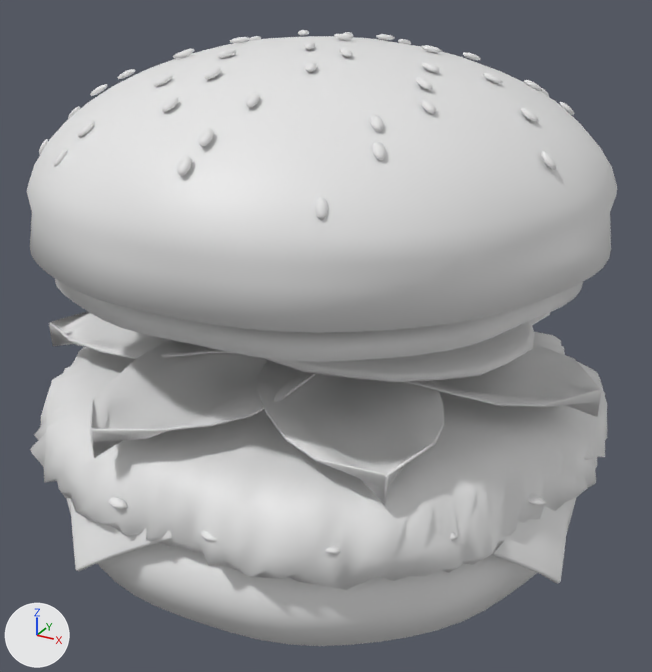
The glTF model public/demo-models/burger-da-casa.glb, before and after one commit.
Rendered twice from a 50 mm lens placed at (0.1043, -0.1896, 0.1423), pointed at (0.0025, -0.0045, 0.0498). The lights are fixed; the arrows at lower left show +X, +Y and +Z. The first picture is the older version. Materials are left out; every surface is plain grey. Where no turn or scale is listed for an object, it has been applied to the vertices. Vertices at exactly the same position are counted once.

Names of what the first picture shows: 'Alface', 'Carne001', 'Cheddar_derretido001', 'Crosta001', 'Gergelim001', 'Molho001', 'Pao_inferior001', 'Tomate'.
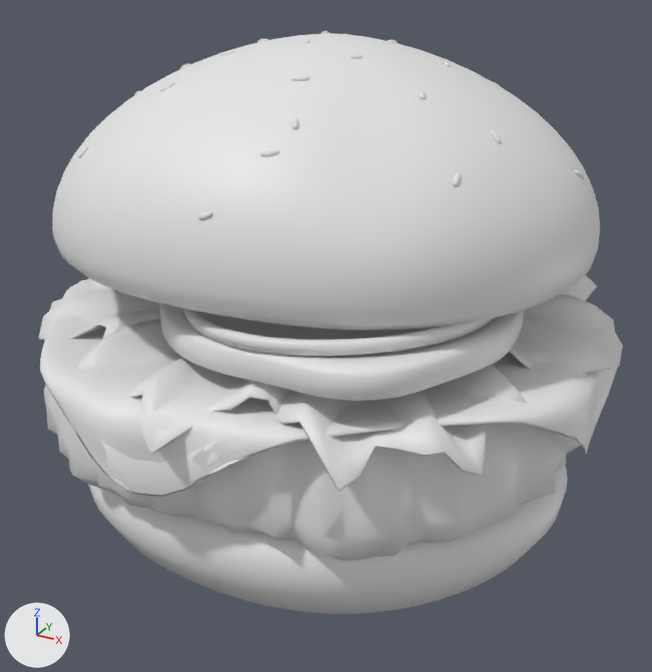
ob_burger_da_casa is not drawn itself; it is the parent of ob_realistic_burger_da_casa.
ob_realistic_burger_da_casa is not drawn itself; it is the parent of ob_burger_da_casa_001.

Boxes [x1, y1, x2, y2] around the edits, measured in the pictures (652 x 672 px; the box of a moved part takes in the faces that stretch with it):
'Pao_inferior001', reshaped, rescaled, moved (7% narrower): before [27, 36, 617, 646]; after [52, 33, 600, 614]
'Carne001', deleted: before [30, 332, 607, 590]
'Alface', deleted: before [49, 311, 602, 505]
'Carne_prensada_na_chapa001', added: after [44, 385, 580, 561]
'Queijo_fundido_sobre_a_carne001', added: after [40, 279, 619, 497]
'Alface_crespa_1', added: after [39, 275, 623, 491]
'Tomate_maduro_fatiado_1', added: after [160, 303, 524, 401]
'Molho001', reshaped, rescaled, moved: before [55, 279, 583, 362]; after [183, 308, 493, 356]
'Cheddar_derretido001', deleted: before [70, 499, 570, 583]
'Tomate', deleted: before [265, 321, 535, 382]
'Gergelim001', reshaped, rescaled, moved, turned: before [39, 30, 574, 221]; after [78, 31, 584, 220]
'Tomate_maduro_fatiado_2', added: after [263, 325, 362, 339]
'Crosta001', deleted (mostly hidden): before [108, 452, 594, 554]
part 2 of me_mesh_5, deleted: before [39, 30, 574, 221]
part 3 of me_mesh_5, added: after [78, 31, 584, 220]
part 4 of me_mesh_8, rebuilt (7% narrower): before [27, 36, 617, 333]; after [52, 33, 600, 330]
part 5 of me_mesh_8, moved or reshaped: before [66, 498, 576, 646]; after [89, 465, 567, 614]

The change, as a list of edits to the scene's bpy script:
```text
Change me_mesh_5:
    used by ob_gergelim001; parent = ob_burger_da_casa_001; location = (0.0051, 0.000337, 0.123); rotation_euler = (0.0, 0.0488, 0.0659), in degrees (0, 2.8, 3.8)
    remove me_mesh_5.from_pydata(...)  # 1870 vertices, 3520 faces; spans x -0.0615..0.0487, y -0.0545..0.0588, z -0.0297..0.0007
    add me_mesh_5.from_pydata(...)  # 832 vertices, 1536 faces; spans x -0.0606..0.0622, y -0.0589..0.0605, z 0.089..0.1226
    me_mesh_5 part 2: 1870 vertices removed from x -0.0615..0.0487, y -0.0545..0.0588, z -0.0297..0.0007
    me_mesh_5 part 3: 806 vertices added at x -0.055..0.0622, y -0.0589..0.0605, z 0.089..0.1226
    other edits to the shape of me_mesh_5 do not show in these pictures
Change me_mesh_7:
    used by ob_molho001; parent = ob_burger_da_casa_001; location = (0.0, 0.0, 0.0)
    remove me_mesh_7.from_pydata(...)  # 320 vertices, 512 faces; spans x -0.0561..0.0566, y -0.0551..0.0576, z 0.0685..0.0739
    add me_mesh_7.from_pydata(...)  # 594 vertices, 1176 faces; spans x -0.0648..0.0542, y -0.0596..0.0656, z 0.0684..0.0745
    me_mesh_7 part 1: 320 vertices removed from x -0.0561..0.0566, y -0.0551..0.0576, z 0.0685..0.0739; 594 vertices added at x -0.0648..0.0542, y -0.0596..0.0656, z 0.0684..0.0745
Change me_mesh_8:
    used by ob_pao_inferior001; parent = ob_burger_da_casa_001; location = (0.0, 0.0, 0.0)
    remove me_mesh_8.from_pydata(...)  # 1408 vertices, 2560 faces; spans x -0.061..0.0612, y -0.0604..0.0619, z -0.0001..0.1221
    add me_mesh_8.from_pydata(...)  # 2180 vertices, 4352 faces; spans x -0.0681..0.0675, y -0.0631..0.0704, z 0.0..0.1224
    me_mesh_8 part 4: the loose piece of 1024 vertices spanning x -0.0608..0.0612, y -0.0604..0.0616, z 0.0726..0.1221 is rebuilt with 1602 vertices and now spans x -0.0681..0.0669, y -0.0622..0.0704, z 0.0706..0.1224
    me_mesh_8 part 5: 383 vertices removed from x -0.061..0.061, y -0.0601..0.0619, z -0.0001..0.0231; 577 vertices added at x -0.0637..0.0675, y -0.0631..0.0662, z 0.0..0.0266
Change ob_burger_da_casa:
    ob_burger_da_casa.scale: (1.12, 1.1, 0.996) -> (0.955, 0.931, 1.0)
Change ob_realistic_burger_da_casa:
    ob_realistic_burger_da_casa.location: (-0.000412, -0.00162, 0.0000727) -> (0.00103, -0.00184, 0.0)
Remove ob_alface:
    ob_alface = bpy.data.objects.new('Alface', me_mesh_0)
Remove ob_carne001:
    ob_carne001 = bpy.data.objects.new('Carne001', me_mesh_1)
Remove ob_cheddar_derretido001:
    ob_cheddar_derretido001 = bpy.data.objects.new('Cheddar_derretido001', me_mesh_3)
Remove ob_crosta001:
    ob_crosta001 = bpy.data.objects.new('Crosta001', me_mesh_4)
Change ob_gergelim001:
    ob_gergelim001.rotation_euler: (0.0, 0.0488, 0.0659) -> (0.0, 0.0, 0.0)  # degrees (0, 2.8, 3.8) -> degrees (0, 0, 0)
    ob_gergelim001.location: (0.0051, 0.000337, 0.123) -> (0.0, 0.0, 0.0)
Remove ob_tomate:
    ob_tomate = bpy.data.objects.new('Tomate', me_mesh_9)
Add ob_tomate_maduro_fatiado_2:
    ob_tomate_maduro_fatiado_2 = bpy.data.objects.new('Tomate_maduro_fatiado_2', me_mesh_7_1)  # 204 vertices, 248 faces; spans x -0.045..0.0456, y -0.048..0.0495, z 0.0662..0.0718
    ob_tomate_maduro_fatiado_2.location = (0.001, -0.0017, 0.0)
Add ob_tomate_maduro_fatiado_1:
    ob_tomate_maduro_fatiado_1 = bpy.data.objects.new('Tomate_maduro_fatiado_1', me_mesh_6_1)  # 1264 vertices, 2392 faces; spans x -0.0581..0.0541, y -0.0557..0.0577, z 0.0597..0.0722
    ob_tomate_maduro_fatiado_1.location = (0.001, -0.0017, 0.0)
Add ob_queijo_fundido_sobre_a_carne001:
    ob_queijo_fundido_sobre_a_carne001 = bpy.data.objects.new('Queijo_fundido_sobre_a_carne001', me_mesh_5_1)  # 970 vertices, 1936 faces; spans x -0.074..0.0714, y -0.0705..0.0747, z 0.0372..0.0576
    ob_queijo_fundido_sobre_a_carne001.location = (0.001, -0.0017, 0.0)
Add ob_carne_prensada_na_chapa001:
    ob_carne_prensada_na_chapa001 = bpy.data.objects.new('Carne_prensada_na_chapa001', me_mesh_1_1)  # 1346 vertices, 2688 faces; spans x -0.0694..0.0683, y -0.0657..0.0708, z 0.0232..0.0565
    ob_carne_prensada_na_chapa001.location = (0.001, -0.0017, 0.0)
Add ob_alface_crespa_1:
    ob_alface_crespa_1 = bpy.data.objects.new('Alface_crespa_1', me_mesh_0_1)  # 3458 vertices, 6888 faces; spans x -0.0693..0.072, y -0.0713..0.0689, z 0.0483..0.0664
    ob_alface_crespa_1.location = (0.001, -0.0017, 0.0)
```
